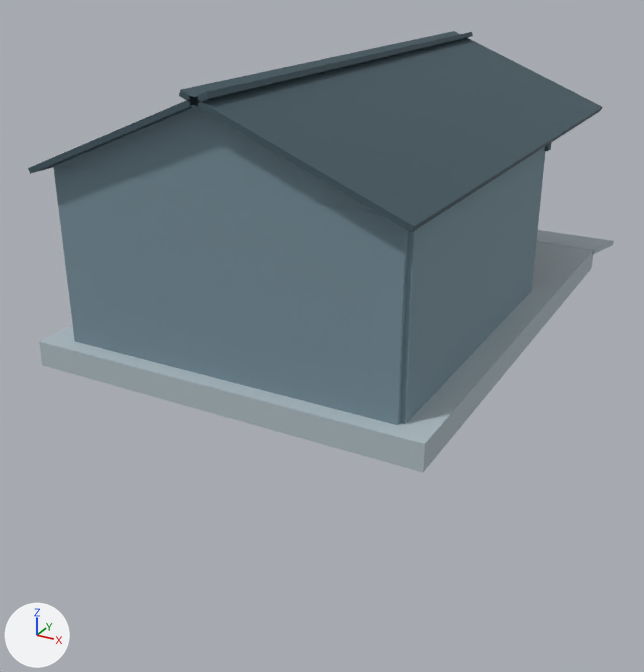
Before and after pictures for a commit that changed the glTF model data/equipment/chairlift/top-station.glb.
Rendered twice from a 50 mm camera at (9.8, -22.2, 8.82) aimed at (-0.89, -2.76, -0.9). Every picture has the same lights, and +X, +Y and +Z are marked at lower left. The picture after the commit comes second. Where no turn or scale is listed for an object, it has been applied to the vertices.

The older version as bpy lines, for what is in view:
```python
me_mesh_0 = bpy.data.meshes.new('Mesh_0')
me_mesh_0.from_pydata(...)  # a box spanning x -4.7..4.7, y -6.4..6.4, z -0.3..0.3
me_mesh_0.materials.append(mat_material_0)  # light grey #b0bec5
me_mesh_15 = bpy.data.meshes.new('Mesh_15')
me_mesh_15.from_pydata(...)  # a box spanning x -0.11..0.11, y -4.0..4.0, z -2.0..2.0
me_mesh_15.materials.append(mat_material_4)  # greyish blue #78909c
me_mesh_18 = bpy.data.meshes.new('Mesh_18')
me_mesh_18.from_pydata(...)  # 8 vertices, 12 faces; spans x -2.32..2.32, y -6.7..6.7, z -0.98..0.98
me_mesh_18.materials.append(mat_material_5)  # dark blue #455a64
ob_deck = bpy.data.objects.new('Deck', me_mesh_0)
ob_deck.parent = ob_topstation
ob_deck.location = (0.0, -2.7, 0.3)
ob_roof = bpy.data.objects.new('Roof', me_mesh_18)
ob_roof.location = (-2.0, -2.4, 5.47)
ob_wall_001 = bpy.data.objects.new('Wall.001', me_mesh_15)
ob_wall_001.location = (4.0, -4.6, 2.6)
# also in view: 'BackWall' at (0.0, -8.6, 2.6); 'Gable' at (0.0, -8.6, 5.41); 'Roof.001' at (2.0, -2.4, 5.47)
```
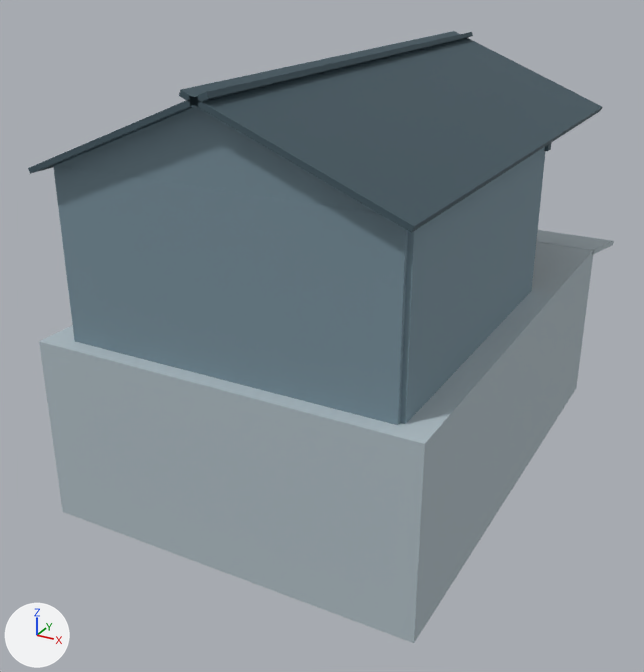
What differs and where, as boxes [x1, y1, x2, y2] in the pictures (644 x 672 px):
'Deck', moved, rescaled (74% taller)
    before: [39, 241, 594, 472]
    after: [39, 241, 594, 643]

Edits to the bpy script that builds the scene:
```text
Change ob_deck:
    ob_deck.location: (0.0, -2.7, 0.3) -> (0.0, -2.7, -1.7)
    ob_deck.scale: (1.0, 1.0, 1.0) -> (1.0, 1.0, 7.67)
```
